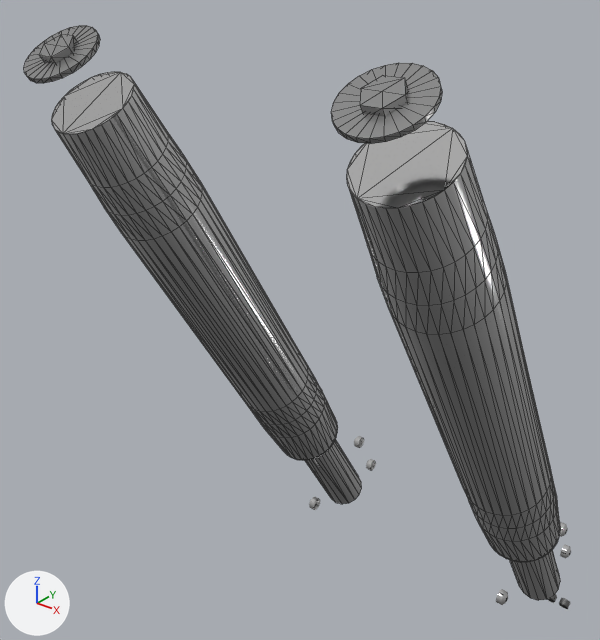
Two versions of the glTF model models/Forks_SUMOX_FAT_CHR.glb, one commit apart.
Both versions are drawn from a 50 mm camera at (0.365, 0.083, 0.565) aimed at (-0.076, 0.635, 0.223). The lights are fixed; the arrows at lower left show +X, +Y and +Z. The first picture is the older version. Mesh edges are drawn as thin lines on the coarser meshes. Where no turn or scale is listed for an object, it has been applied to the vertices.

The first picture shows 'ForkCaps.001', 'ForkTube_R.004', 'Forks_SUMOX_FAT_CHR' and 2 more.
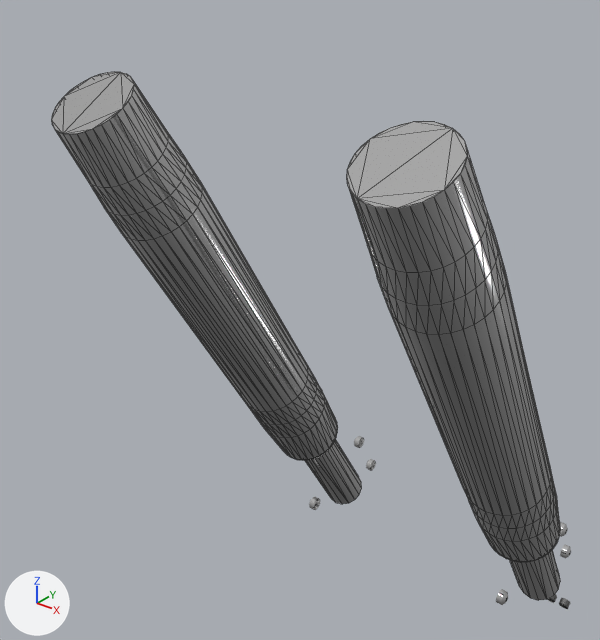
Pixel boxes (x1, y1, x2, y2) of what changed, in the pictures (600 x 640 px):
```json
{"object": "ForkCaps.001", "change": "deleted", "before": [24, 25, 442, 144]}
```

Scene script edits in JSON lines:
```json
{"op": "remove", "block": "ob_forkcaps_001", "code": ["ob_forkcaps_001 = bpy.data.objects.new('ForkCaps.001', me_material_082)", "ob_forkcaps_001.location = (0.0, 0.0, 0.0)"]}
```
